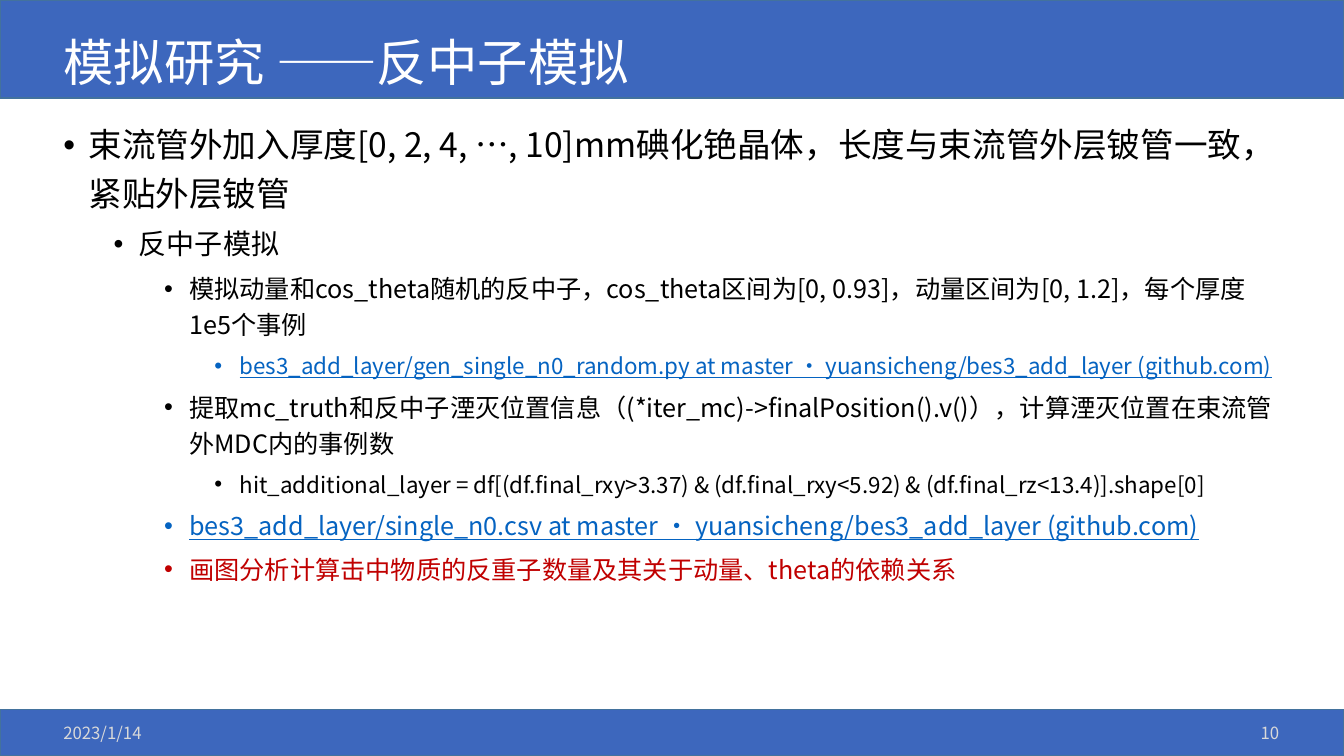
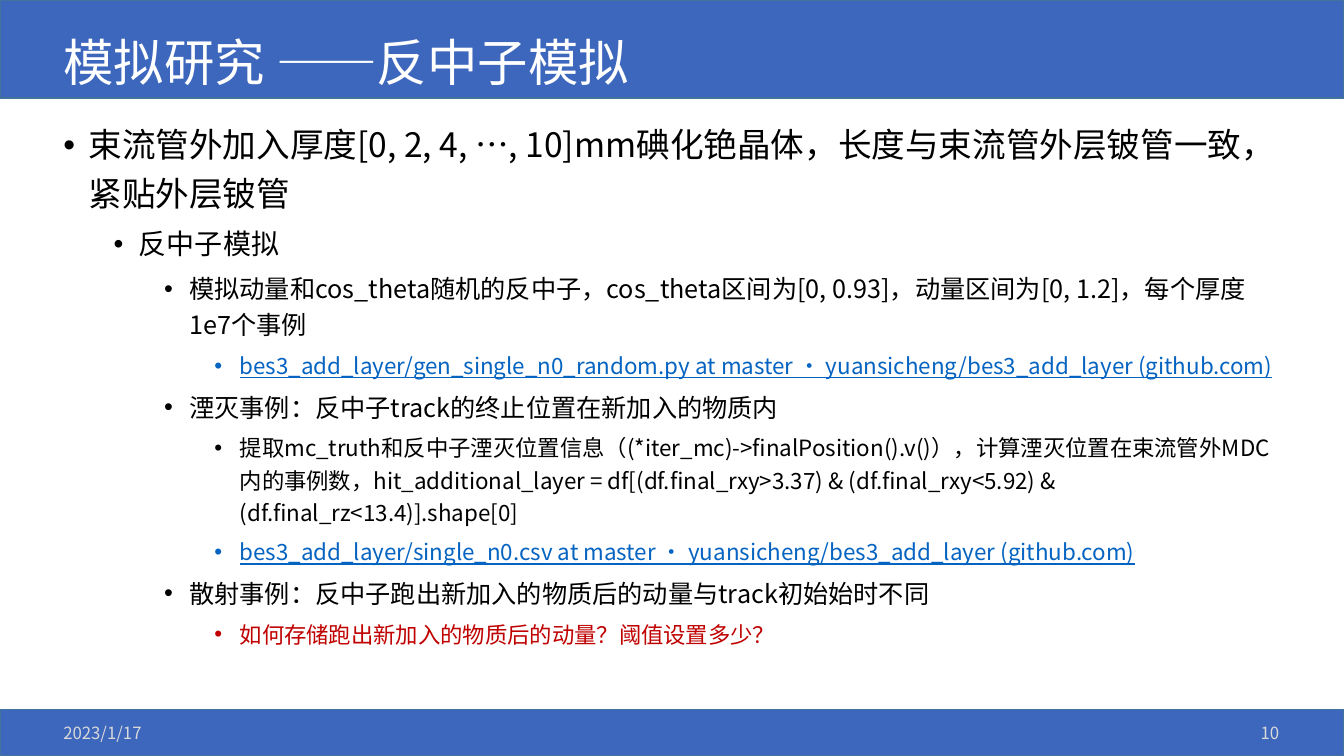
Before and after one commit to yuansicheng/bes3_add_layer, a slide deck: slide 10 of bes3_n0_source.pptx. Drawn at 1344x756 pixels with LibreOffice and Linux fonts; fonts in the diff are those of the drawing; background and template pictures are left out. Boxes give left, top, right and bottom in pixels: in the first picture for what was removed or moved away, otherwise in the second. Text is boxed around its words. In the diff, an @@ line names an element or a change of style, - is before the commit and + after.

```diff
--- a/bes3_n0_source.pptx
+++ b/bes3_n0_source.pptx
@@ text at (189,276,1246,336): text changed @@
-    • 模拟动量和cos_theta随机的反中子，cos_theta区间为[0, 0.93]，动量区间为[0, 1.2]，每个厚度1e5个事例
+    • 模拟动量和cos_theta随机的反中子，cos_theta区间为[0, 0.93]，动量区间为[0, 1.2]，每个厚度1e7个事例
@@ text at (189,395,1270,526): text changed @@
-    • 提取mc_truth和反中子湮灭位置信息（(*iter_mc)->finalPosition().v()），计算湮灭位置在束流管外MDC内的事例数
-      • hit_additional_layer = df[(df.final_rxy>3.37) & (df.final_rxy<5.92) & (df.final_rz<13.4)].shape[0]
+    • 湮灭事例：反中子track的终止位置在新加入的物质内
+      • 提取mc_truth和反中子湮灭位置信息（(*iter_mc)->finalPosition().v()），计算湮灭位置在束流管外MDC内的事例数，hit_additional_layer = df[(df.final_rxy>3.37) & (df.final_rxy<5.92) & (df.final_rz<13.4)].shape[0]
@@ text at (240,542,1135,566): size 18 to 16 pt in "bes3_add_layer/single_n0.csv at master · yuansicheng/bes3_ad ..."; list level 3 to 4 in "bes3_add_layer/single_n0.csv at master · yuansicheng/bes3_ad ..." @@
@@ text at (189,581,929,645): text changed; text colour #C00000 to #000000 @@
-    • 画图分析计算击中物质的反重子数量及其关于动量、theta的依赖关系
+    • 散射事例：反中子跑出新加入的物质后的动量与track初始始时不同
+      • 如何存储跑出新加入的物质后的动量？阈值设置多少？
@@ text at (63,726,141,742): text changed @@
-2023/1/14
+2023/1/17
```
Also in this commit, not shown: 11 other slides changed, 6 slides added, 37 other files.
